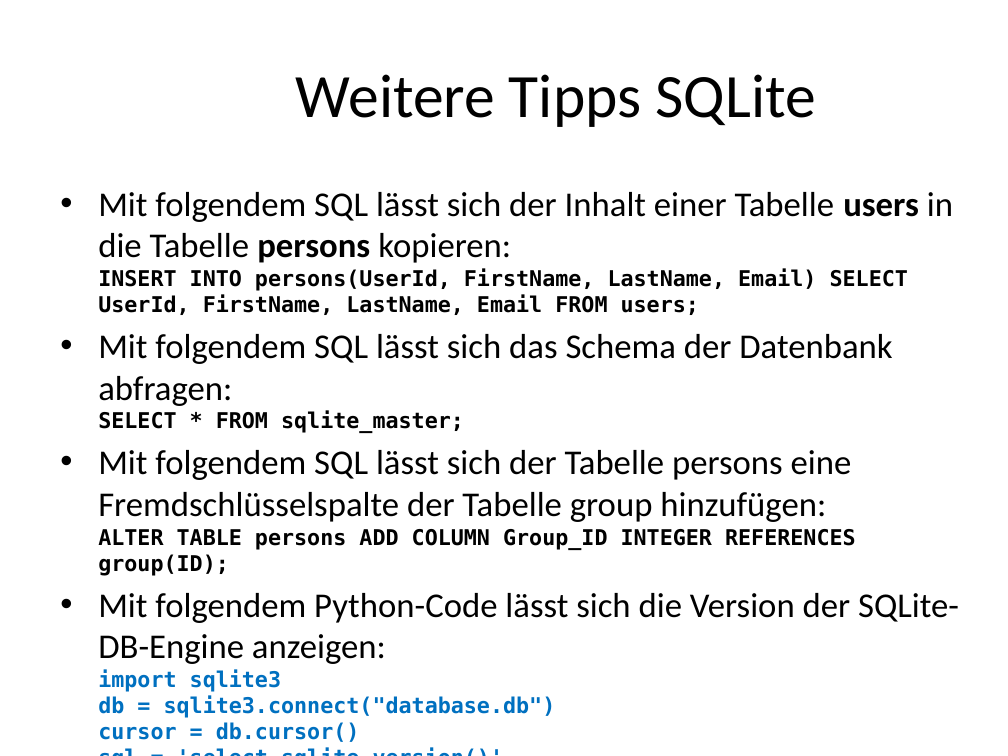
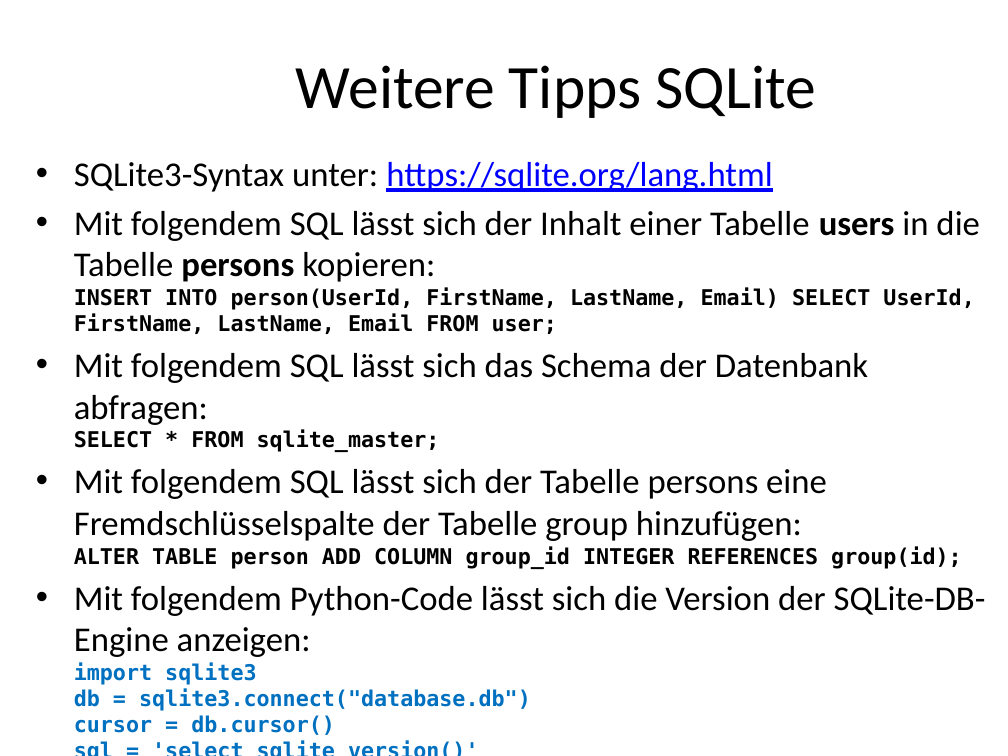
Before and after one commit to MickyRoth/Presentations, a slide deck: slide 104 of Python3 Fachinformatiker.pptx (slide 102 before the commit). Drawn at 1008x756 pixels with LibreOffice and Linux fonts; fonts in the diff are those of the drawing; background and template pictures are left out. Boxes give left, top, right and bottom in pixels: in the first picture for what was removed or moved away, otherwise in the second. Text is boxed around its words. In the diff, an @@ line names an element or a change of style, - is before the commit and + after.

```diff
--- a/Python3 Fachinformatiker.pptx
+++ b/Python3 Fachinformatiker.pptx
@@ title "Weitere Tipps SQLite": place and size @@
-title "Weitere Tipps SQLite" at (296,74,816,127)
+title "Weitere Tipps SQLite" at (296,65,816,118)
@@ text "SQLite3-Syntax unter: https://sqlite.org/lang.html": place and size @@
-text "SQLite3-Syntax unter: https://sqlite.org/lang.html" at (98,192,959,742)
+text "SQLite3-Syntax unter: https://sqlite.org/lang.html" at (74,162,986,735)
@@ text at (74,162,979,334): text changed; size 15.5 to 24.8 pt; font DejaVu Sans Mono to Calibri; bold off @@
-• Mit folgendem SQL lässt sich der Inhalt einer Tabelle users in die Tabelle persons kopieren:
-  INSERT INTO persons(UserId, FirstName, LastName, Email) SELECT UserId, FirstName, LastName, Email FROM users;
+• SQLite3-Syntax unter: https://sqlite.org/lang.html
+• Mit folgendem SQL lässt sich der Inhalt einer Tabelle users in die Tabelle persons kopieren:
+  INSERT INTO person(UserId, FirstName, LastName, Email) SELECT UserId, FirstName, LastName, Email FROM user;
@@ text at (74,469,962,569): text changed @@
-• Mit folgendem SQL lässt sich der Tabelle persons eine Fremdschlüsselspalte der Tabelle group hinzufügen:
-  ALTER TABLE persons ADD COLUMN Group_ID INTEGER REFERENCES group(ID);
+• Mit folgendem SQL lässt sich der Tabelle persons eine Fremdschlüsselspalte der Tabelle group hinzufügen:
+  ALTER TABLE person ADD COLUMN group_id INTEGER REFERENCES group(id);
```
Also in this commit, not shown: 11 other slides changed, 3 slides added, 3 other files.
